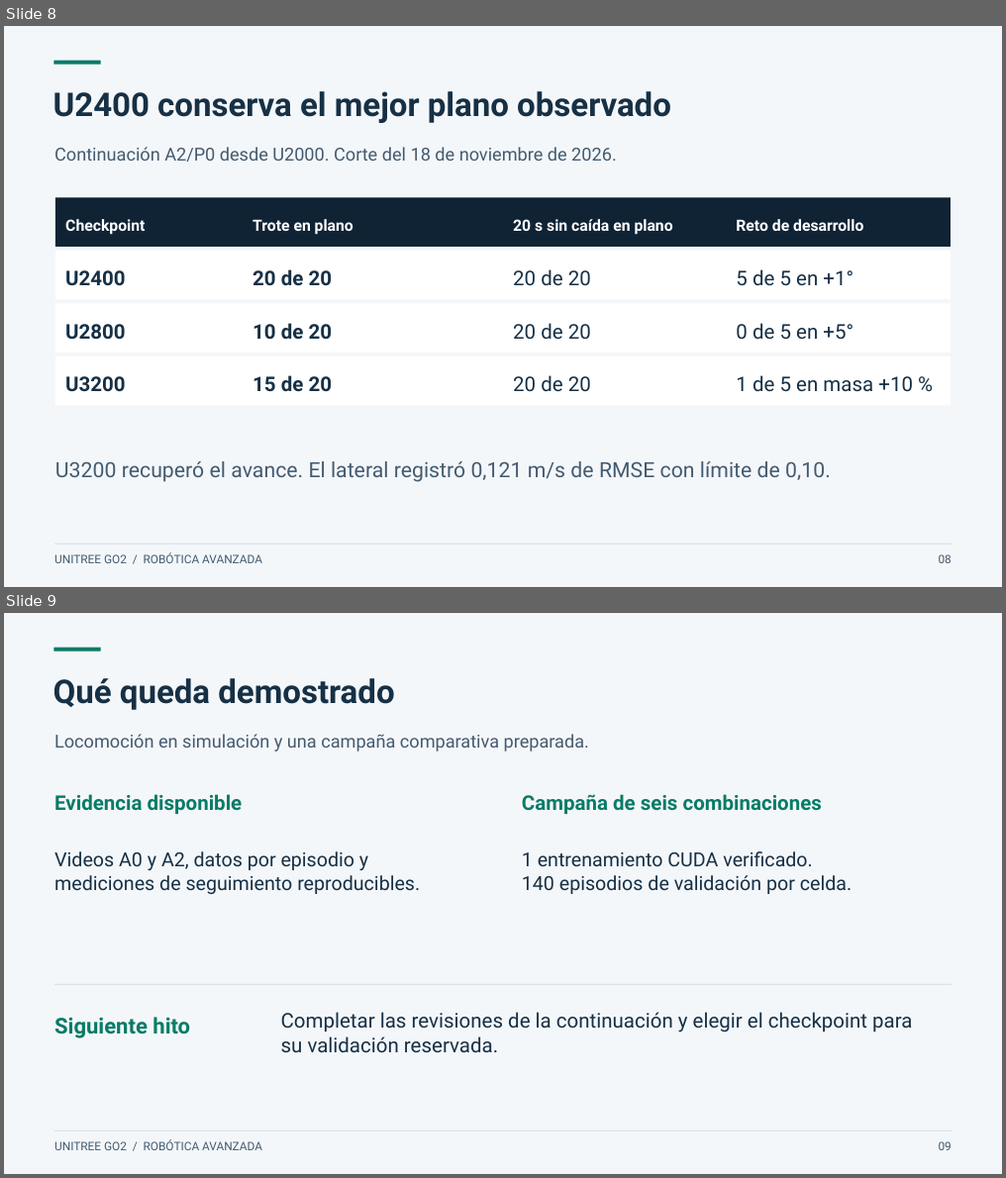
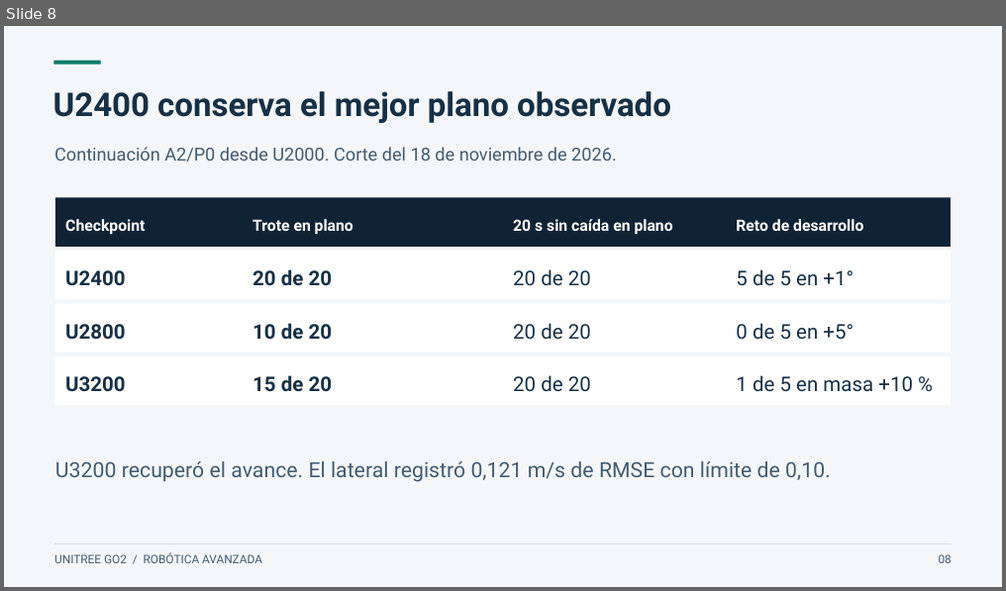
Before and after one commit to daca2022/go2-rl-deploy, a slide deck: docs/academico/Presentacion-Go2.pptx. Shown one above the other, each under a label of ours: slides 8 and 9 before the commit, slide 8 after it. The pictures are 1006x1178 and 1006x591 pixels, drawn with LibreOffice and Linux fonts; fonts in the diff are those of the drawing. Boxes give left, top, right and bottom in pixels: in the first picture for what was removed or moved away, otherwise in the second. Text is boxed around its words. In the diff, an @@ line names an element or a change of style, - is before the commit and + after.

```diff
--- a/docs/academico/Presentacion-Go2.pptx
+++ b/docs/academico/Presentacion-Go2.pptx
@@ slide 9 removed at (4, 613, 1002, 1174), background #F4F7FA @@
@@ rectangle removed at (54, 648, 101, 652) @@
@@ text removed at (54, 678, 394, 710) @@
-Qué queda demostrado
@@ text removed at (54, 734, 589, 752) @@
-Locomoción en simulación y una campaña comparativa preparada.
@@ text removed at (54, 794, 243, 814) @@
-Evidencia disponible
@@ text removed at (522, 794, 822, 814) @@
-Campaña de seis combinaciones
@@ text removed at (54, 852, 420, 894) @@
-Videos A0 y A2, datos por episodio y
-mediciones de seguimiento reproducibles.
@@ text removed at (522, 852, 851, 894) @@
-1 entrenamiento CUDA verificado.
-140 episodios de validación por celda.
@@ rectangle removed at (54, 984, 951, 985) @@
@@ text removed at (54, 1017, 190, 1039) @@
-Siguiente hito
@@ text removed at (281, 1012, 912, 1054) @@
-Completar las revisiones de la continuación y elegir el checkpoint para su validación reservada.
@@ rectangle removed at (54, 1131, 951, 1132) @@
@@ text removed at (54, 1140, 262, 1151) @@
-UNITREE GO2 / ROBÓTICA AVANZADA
@@ text removed at (939, 1142, 951, 1151) @@
-09
```
Also in this commit, not shown: 1 slide added, 6 other files.
